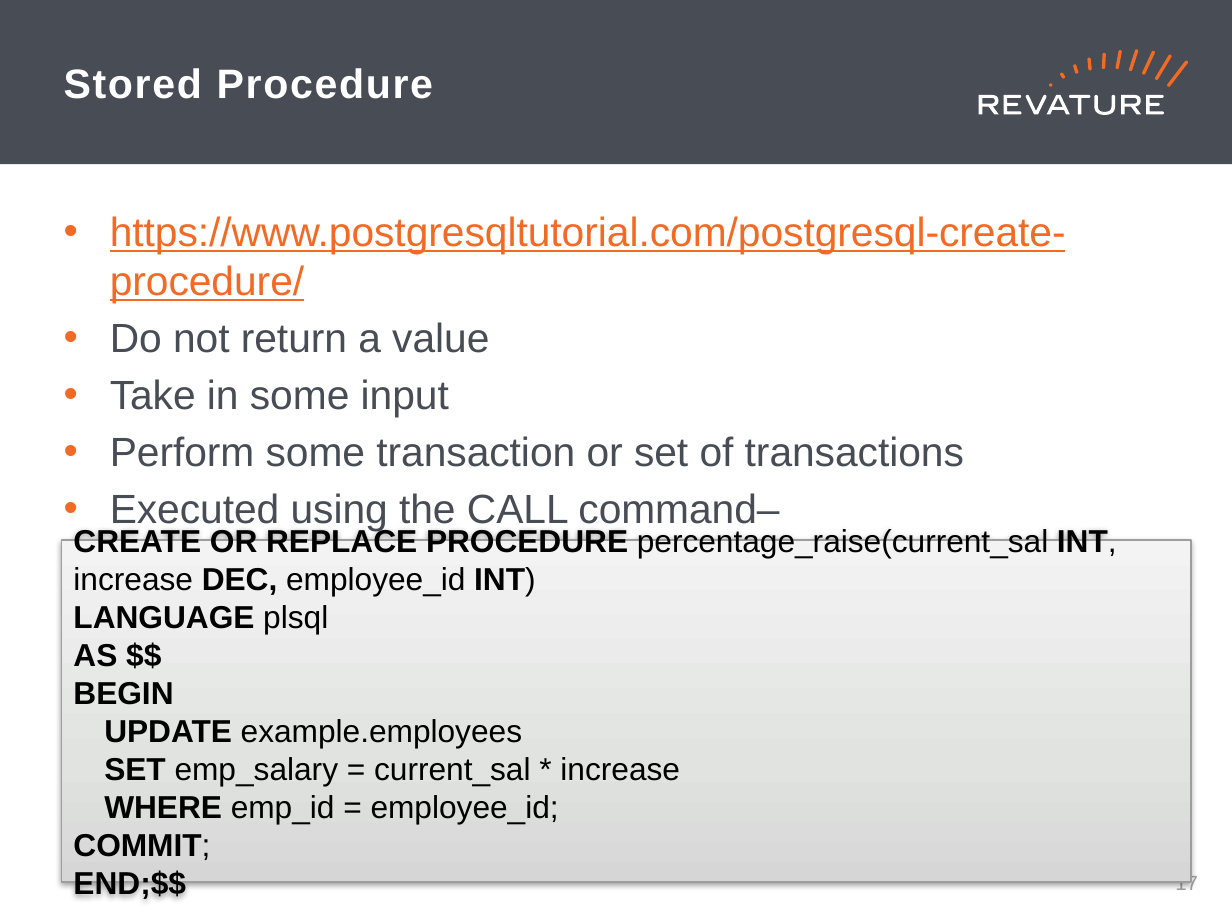
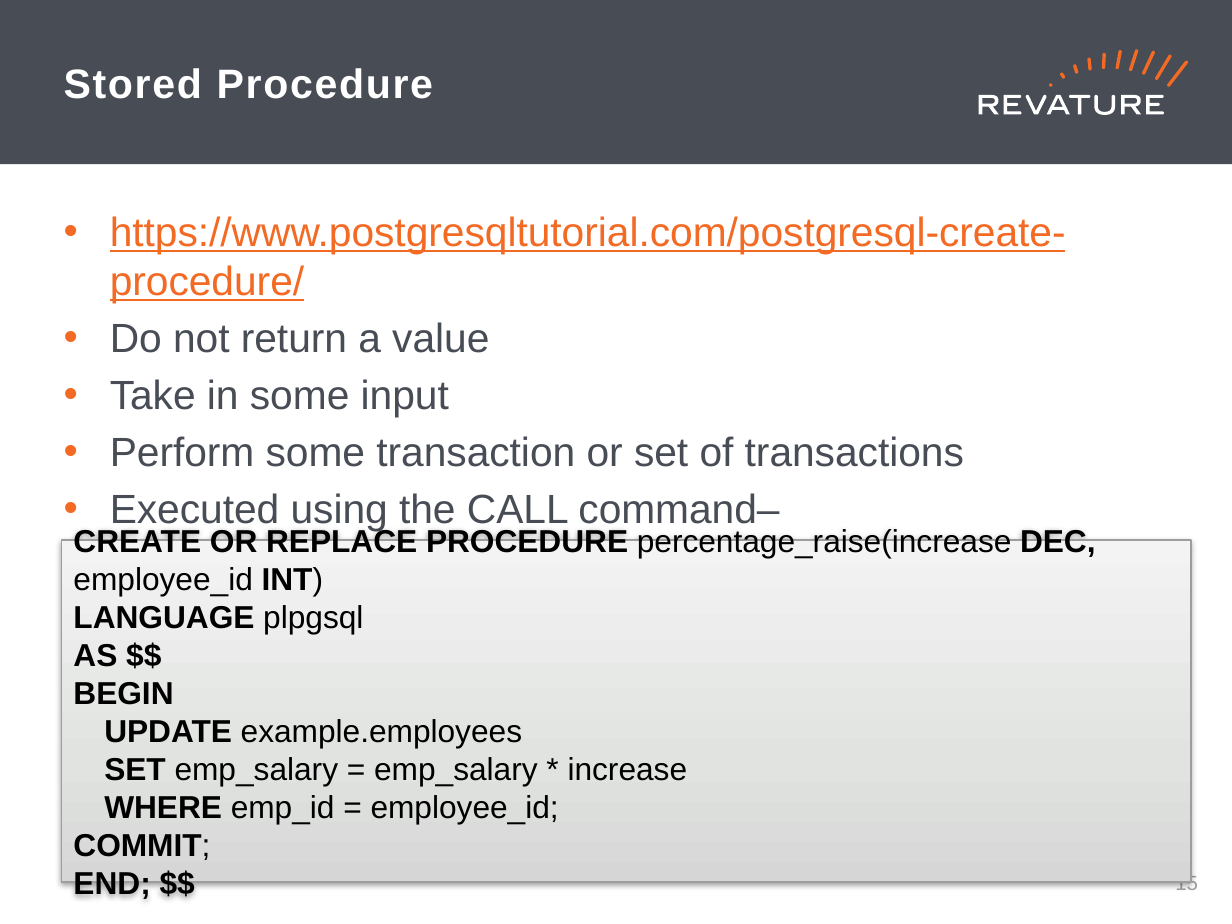
Before and after one commit to jhigherevature/8302021_RAP, a slide deck: slide 16 of powerpoints/Day_22.pptx (slide 18 before the commit). Drawn at 1232x924 pixels with LibreOffice and Linux fonts; fonts in the diff are those of the drawing. Boxes give left, top, right and bottom in pixels: in the first picture for what was removed or moved away, otherwise in the second. Text is boxed around its words. In the diff, an @@ line names an element or a change of style, - is before the commit and + after.

```diff
--- a/powerpoints/Day_22.pptx
+++ b/powerpoints/Day_22.pptx
@@ text in rectangle at bbox=[73, 527, 1096, 634]: text changed @@
-CREATE OR REPLACE PROCEDURE percentage_raise(current_sal INT, increase DEC, employee_id INT)
-LANGUAGE plsql
+CREATE OR REPLACE PROCEDURE percentage_raise(increase DEC, employee_id INT)
+LANGUAGE plpgsql
@@ text in rectangle at bbox=[104, 757, 688, 786]: text changed @@
-SET emp_salary = current_sal * increase
+SET emp_salary = emp_salary * increase
@@ text in rectangle at bbox=[73, 872, 150, 900]: spaces changed @@
-END;$$
+END; $$
@@ page number at bbox=[1175, 874, 1198, 895]: text changed @@
-17
+15
```
Also in this commit, not shown: 1 other slide changed, 5 other files.
